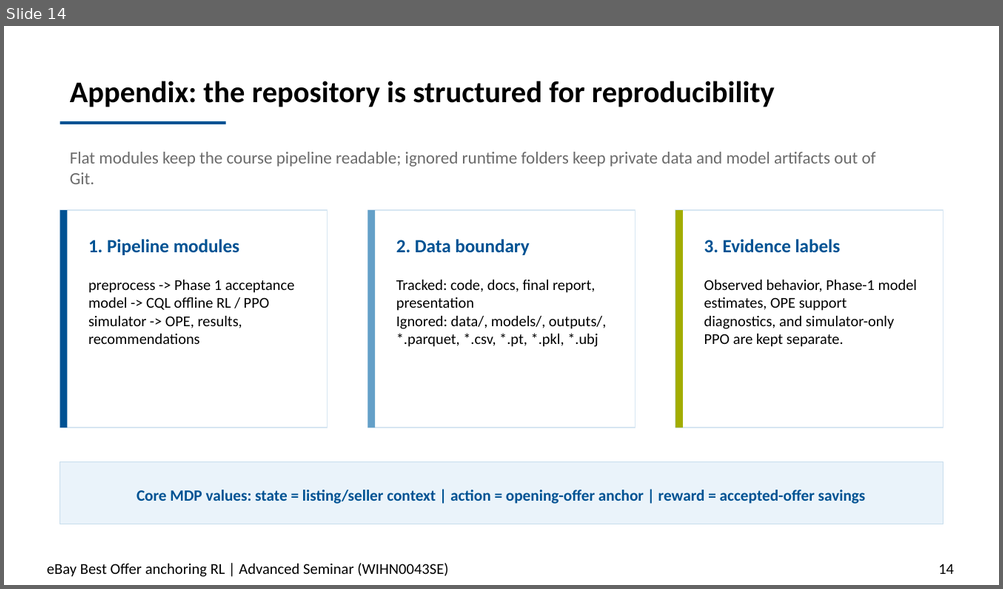
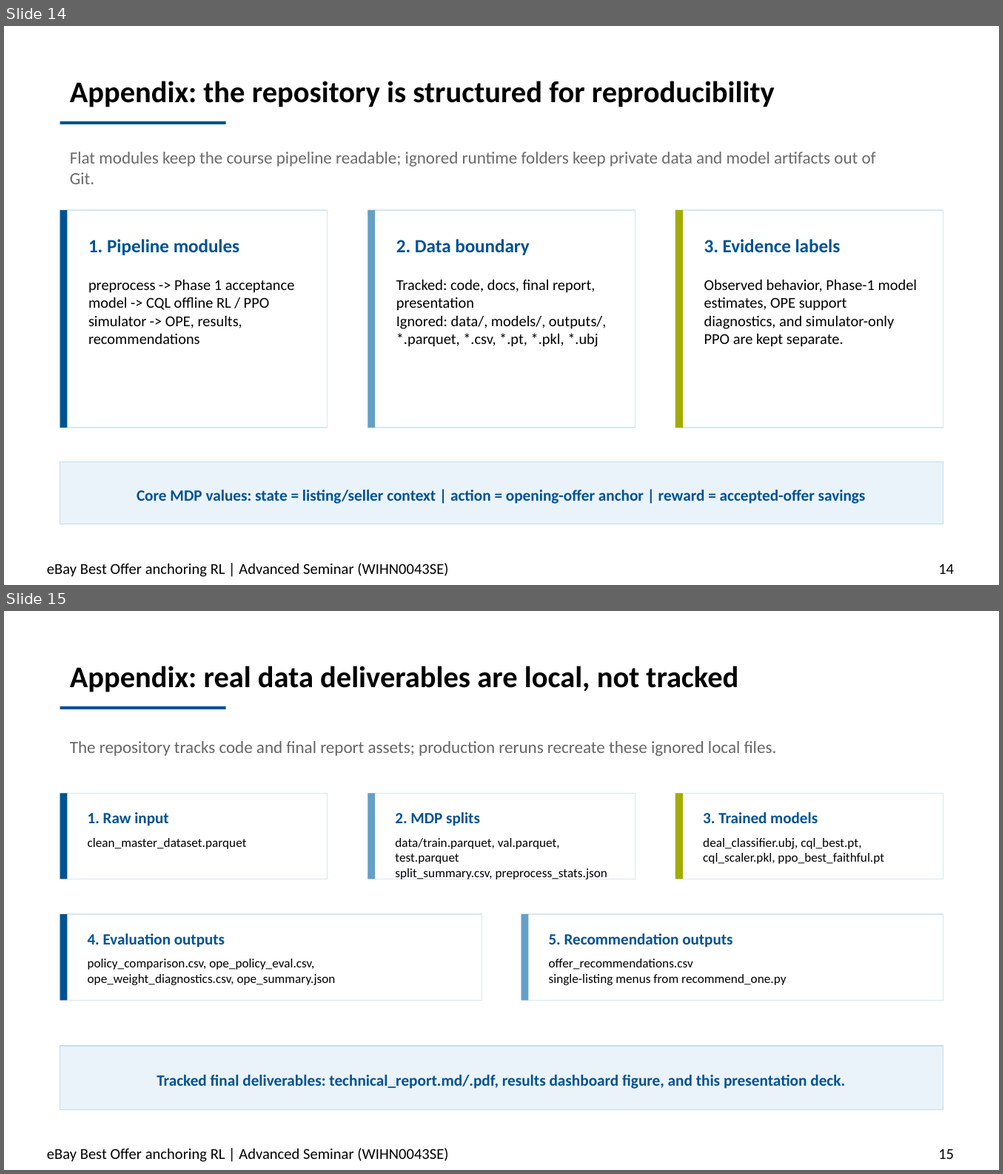
Before and after one commit to soluthan/ebay-anchoring-rl-final, a slide deck: report/ebay_anchoring_rl_presentation.pptx. Shown one above the other, each under a label of ours: slide 14 before the commit, slides 14 and 15 after it. The pictures are 1003x589 and 1003x1174 pixels, drawn with LibreOffice and Linux fonts; fonts in the diff are those of the drawing. Boxes give left, top, right and bottom in pixels: in the first picture for what was removed or moved away, otherwise in the second. Text is boxed around its words. In the diff, an @@ line names an element or a change of style, - is before the commit and + after.

Commit message:
Document local data deliverables

```diff
--- a/report/ebay_anchoring_rl_presentation.pptx
+++ b/report/ebay_anchoring_rl_presentation.pptx
@@ slide 15 added at (4,611,999,1170), background #FFFFFF @@
@@ text added at (70,666,738,692), 21.8 pt, text #000000, bold @@
+Appendix: real data deliverables are local, not tracked
@@ rectangle added at (60,706,226,709), fill #005293 @@
@@ text added at (70,741,777,756), 12.4 pt, text #666666 @@
+The repository tracks code and final report assets; production reruns recreate these ignored local files.
@@ rectangle added at (60,793,327,879), fill #FFFFFF, outline #D7E6F2 0.75 pt @@
@@ rectangle added at (60,793,67,879), fill #005293 @@
@@ rectangle added at (368,793,635,879), fill #FFFFFF, outline #D7E6F2 0.75 pt @@
@@ rectangle added at (368,793,375,879), fill #64A0C8 @@
@@ rectangle added at (675,793,943,879), fill #FFFFFF, outline #D7E6F2 0.75 pt @@
@@ rectangle added at (675,793,683,879), fill #A2AD00 @@
@@ text added at (88,812,168,826), 11.2 pt, text #005293, bold @@
+1. Raw input
@@ text added at (395,812,480,826), 11.2 pt, text #005293, bold @@
+2. MDP splits
@@ text added at (703,812,817,823), 11.2 pt, text #005293, bold @@
+3. Trained models
@@ text added at (88,838,247,849), 9.2 pt, text #000000 @@
+clean_master_dataset.parquet
@@ text added at (395,838,607,880), 9.2 pt, text #000000 @@
+data/train.parquet, val.parquet, test.parquet
+split_summary.csv, preprocess_stats.json
@@ text added at (703,838,884,864), 9.2 pt, text #000000 @@
+deal_classifier.ubj, cql_best.pt,
+cql_scaler.pkl, ppo_best_faithful.pt
@@ rectangle added at (60,914,481,1000), fill #FFFFFF, outline #D7E6F2 0.75 pt @@
@@ rectangle added at (60,914,67,1000), fill #005293 @@
@@ rectangle added at (521,914,943,1000), fill #FFFFFF, outline #D7E6F2 0.75 pt @@
@@ rectangle added at (521,914,528,1000), fill #64A0C8 @@
@@ text added at (88,934,225,948), 11.2 pt, text #005293, bold @@
+4. Evaluation outputs
@@ text added at (549,934,732,948), 11.2 pt, text #005293, bold @@
+5. Recommendation outputs
@@ text added at (88,959,336,985), 9.2 pt, text #000000 @@
+policy_comparison.csv, ope_policy_eval.csv,
+ope_weight_diagnostics.csv, ope_summary.json
@@ text added at (549,959,785,985), 9.2 pt, text #000000 @@
+offer_recommendations.csv
+single-listing menus from recommend_one.py
@@ rectangle added at (60,1047,943,1111), fill #EAF3FA, outline #C7DDEC 0.75 pt @@
@@ text added at (156,1075,845,1089), 11.4 pt, text #005293, bold @@
+Tracked final deliverables: technical_report.md/.pdf, results dashboard figure, and this presentation deck.
@@ text added at (47,1148,448,1162), 11 pt, text #000000 @@
+eBay Best Offer anchoring RL | Advanced Seminar (WIHN0043SE)
@@ text added at (938,1149,953,1159), 11 pt, text #000000 @@
+15
```
Also in this commit, not shown: 1 other file.
